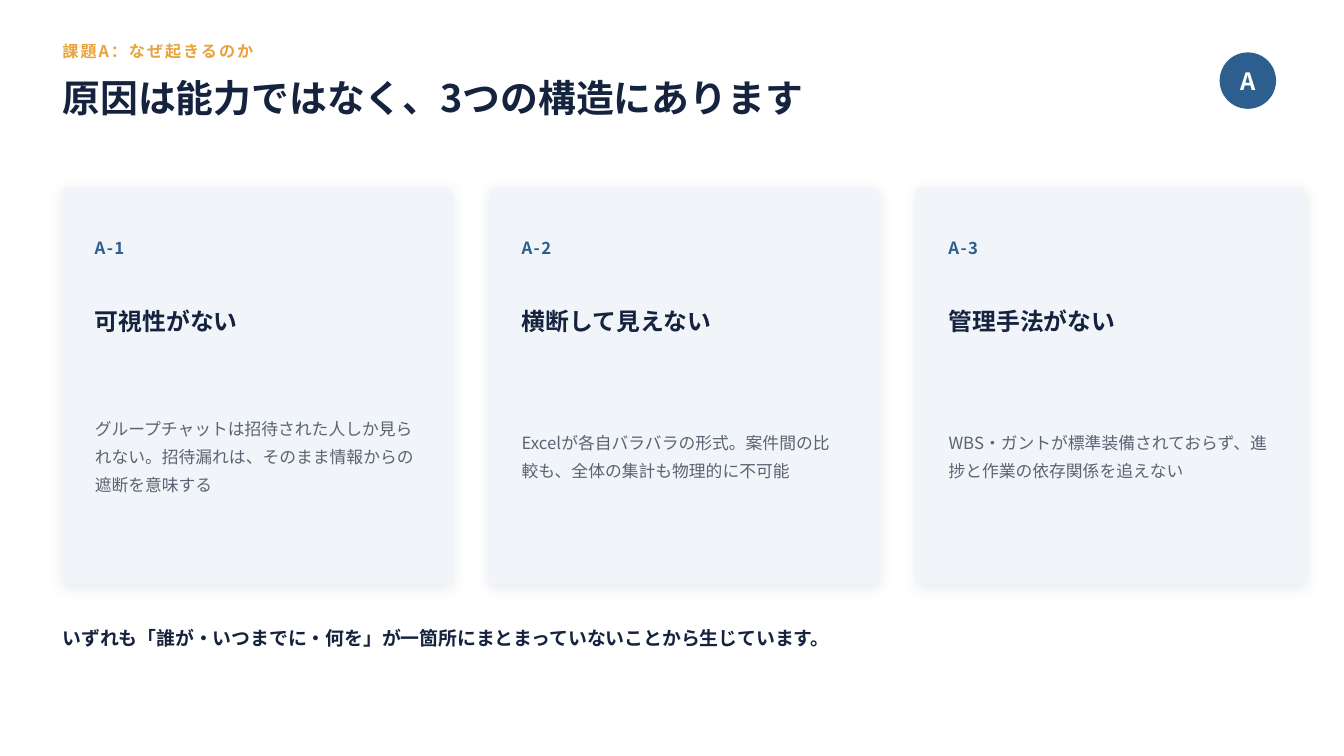
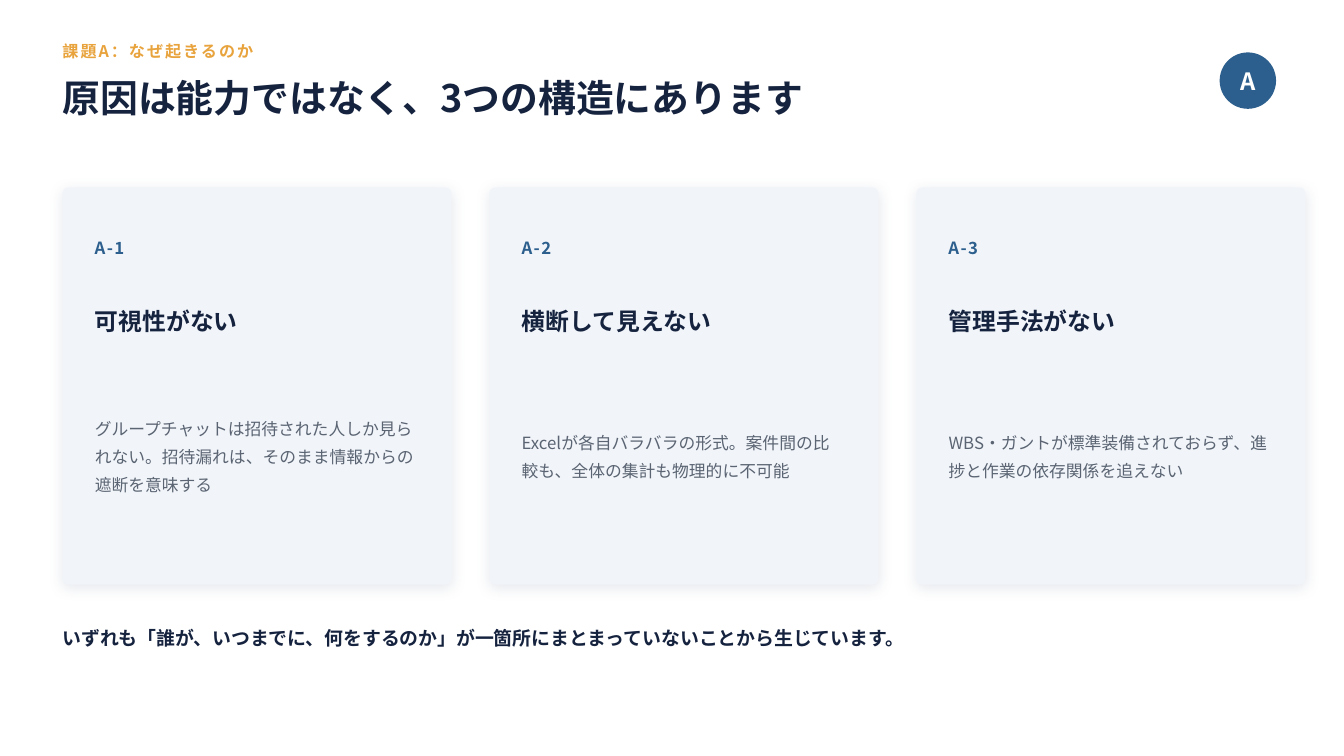
Before and after one commit to nii-d/claude-test, a slide deck: slide 8 of slides/notion-proposal.pptx. Drawn at 1344x756 pixels with LibreOffice and Linux fonts; fonts in the diff are those of the drawing. Boxes give left, top, right and bottom in pixels: in the first picture for what was removed or moved away, otherwise in the second. Text is boxed around its words. In the diff, an @@ line names an element or a change of style, - is before the commit and + after.

```diff
--- a/slides/notion-proposal.pptx
+++ b/slides/notion-proposal.pptx
@@ text at box(62, 629, 904, 647): text changed @@
-いずれも「誰が・いつまでに・何を」が一箇所にまとまっていないことから生じています。
+いずれも「誰が、いつまでに、何をするのか」が一箇所にまとまっていないことから生じています。
```
Also in this commit, not shown: 2 other files.
